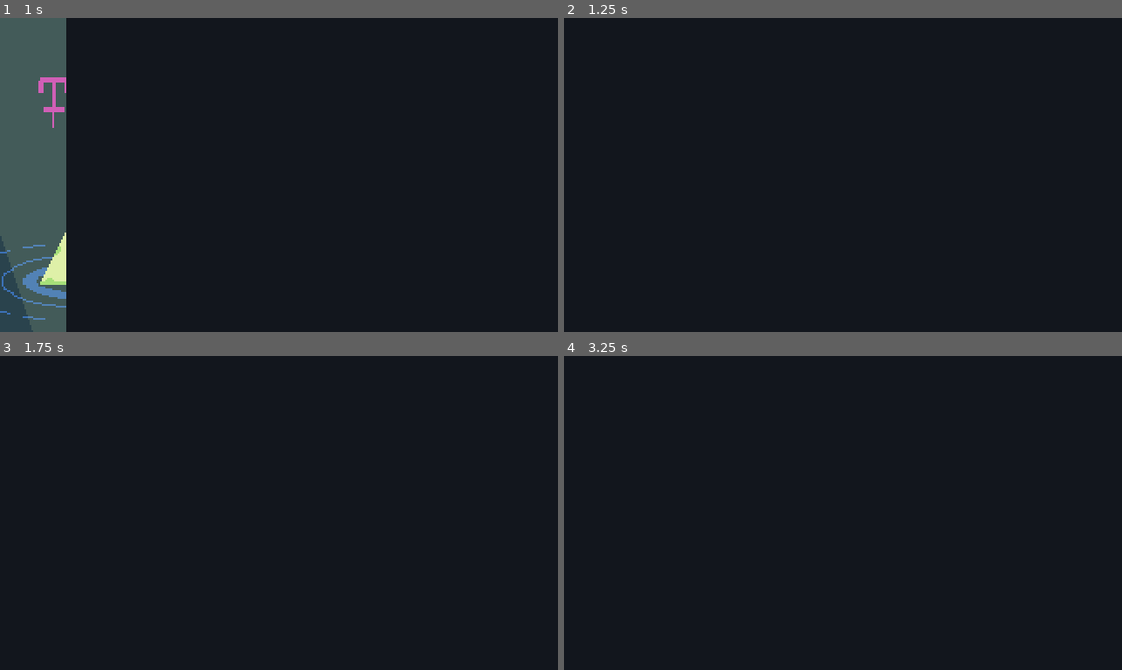
Above: before the commit, frames 1-4 (two rows, left to right).
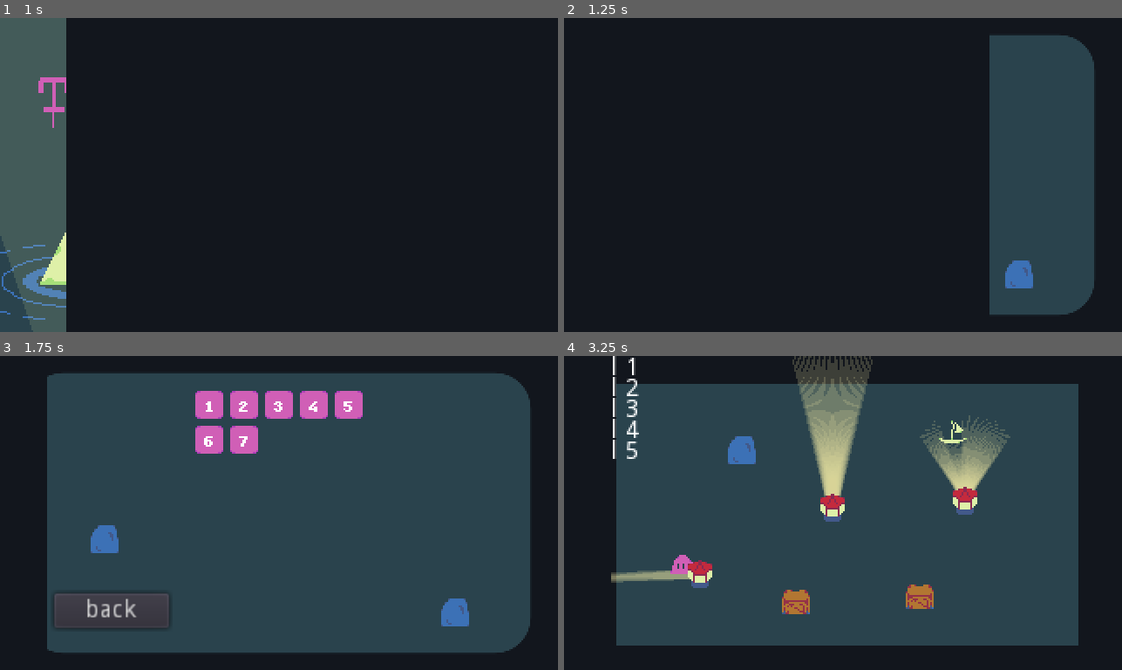
Above: after the commit, the same moments.

Repository: genericuser990/GameJamTowerTheme
Game: Godot game, scene res://Scenes/SceneManager.tscn
Same seed, same stepped clock (60 frames per second), same inputs: the game is played once before the commit and once after it.
Inputs:
- Up to frame 1 (1 s): click "Play" at 0.5 s
- Up to frame 2 (1.25 s): no input
- Up to frame 3 (1.75 s): hold Right (moveRight) from 1.28 s (still down)
- Up to frame 4 (3.25 s): release Right (moveRight) at 2 s; click "1" at 2 s; hold Down (moveDown) from 2.78 s (still down)

Frame 1 is identical in both runs. In frame 2, 16% of the frame differs, in the area x 76-95%, y 5-95%; in frame 3, 77%, in the area x 8-95%, y 5-95%; in frame 4, 70%.

Commit message:
WHY IS THE RECT RESIZING ITSELF

Diff:
--- a/Scenes/SceneManager.tscn
+++ b/Scenes/SceneManager.tscn
@@ -80,6 +80,6 @@
 anchor_right = 1.0
 anchor_bottom = 1.0
 margin_left = 334.0
-margin_right = 1000.0
-margin_bottom = 370.0
+margin_right = 391.0
+margin_bottom = 16.0
 color = Color( 0.0705882, 0.0862745, 0.113725, 1 )
